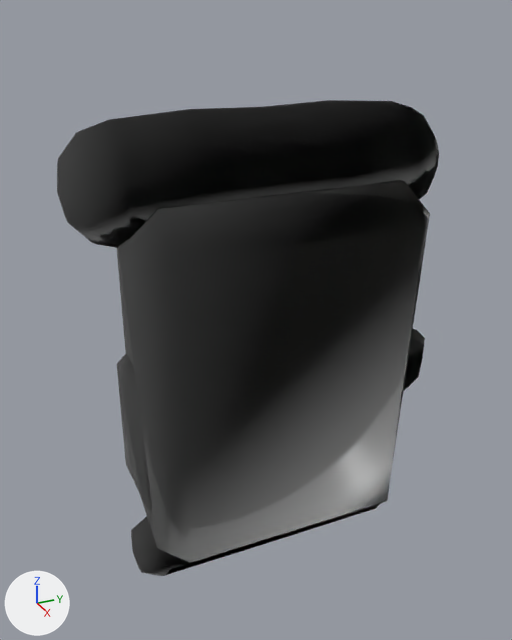
Renders of the FBX model unreal/Art/Export/NPCs/SK_NPCKit_Pack.fbx from each side of a commit.
Both versions are drawn from a 50 mm camera at (1.169, -0.439, 1.652) aimed at (0.162, 0.015, 1.148). Arrows for +X, +Y and +Z are at lower left; the lights stay in place. The older version comes first. Where no turn or scale is listed for an object, it has been applied to the vertices.

The scene before the commit, as lines of its bpy script (objects in view):
```python
me_sk_npckit_pack = bpy.data.meshes.new('SK_NPCKit_Pack')
me_sk_npckit_pack.from_pydata(...)  # 924 vertices, 1022 faces; spans x -0.151..0.366, y -0.298..0.311, z 0.746..1.511
# faces by material slot: [592, 430]
me_sk_npckit_pack.materials.append(mat_mi_af_toon_npc)  # white #e7e7e7
me_sk_npckit_pack.materials.append(mat_m_af_outline)  # white #e7e7e7
ob_sk_npckit_pack = bpy.data.objects.new('SK_NPCKit_Pack', me_sk_npckit_pack)
ob_sk_npckit_pack.location = (0.0, 0.0, 0.0)
```
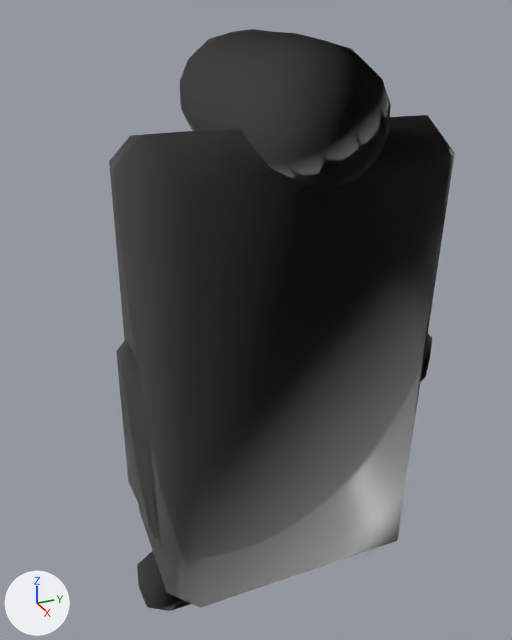
Location of each change, [x1, y1, x2, y2] in pixels of the pictures (512 x 640 px; the box of a moved part takes in the faces that stretch with it):
'SK_NPCKit_Pack', reshaped (9% narrower, 22% taller): before [57, 100, 439, 576]; after [109, 29, 455, 611]
part 1 of me_sk_npckit_pack, moved or reshaped (mostly hidden afterwards): before [403, 329, 425, 391]; after [420, 334, 432, 382]
part 2 of me_sk_npckit_pack, moved or reshaped: before [131, 504, 379, 576]; after [137, 550, 191, 611]
part 3 of me_sk_npckit_pack, moved or reshaped: before [57, 100, 439, 563]; after [109, 29, 455, 608]

The change in detail:
me_sk_npckit_pack is used by ob_sk_npckit_pack; location (0.0, 0.0, 0.0).
me_sk_npckit_pack had 924 vertices, 1022 faces and spanned x -0.151..0.366, y -0.298..0.311, z 0.746..1.511.
me_sk_npckit_pack now has 924 vertices, 1022 faces and spans x -0.151..0.465, y -0.248..0.311, z 0.69..1.609.
me_sk_npckit_pack part 1: the loose piece of 58 vertices spanning x 0.151..0.291, y 0.167..0.311, z 1.004..1.103 is moved by (0.02, 0.0, 0.01).
me_sk_npckit_pack part 2: the loose piece of 74 vertices spanning x 0.185..0.293, y -0.248..0.248, z 0.746..0.854 is moved by (0.024, 0.0, -0.056).
me_sk_npckit_pack part 3: 352 of 924 vertices moved; they spanned x 0.105..0.366, y -0.298..0.298, z 0.821..1.511 and now span x 0.034..0.465, y -0.243..0.243, z 0.764..1.609; mean shift (0.032, 0.0, 0.08); largest move (0.214, -0.298, 1.416) -> (0.465, 0.0, 1.515).
Other edits to the shape of me_sk_npckit_pack do not show in these pictures.
